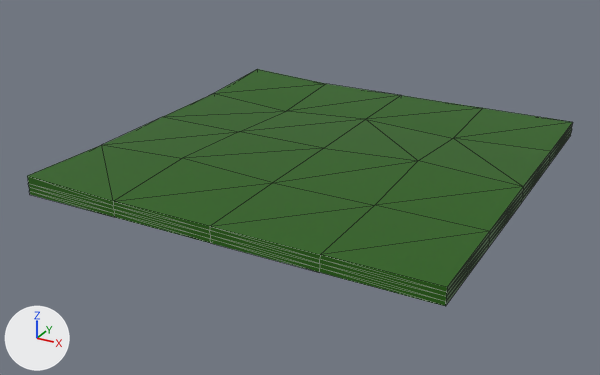
Renders of the glTF model scuhacks/src/assets/dirt/ground.glb from each side of a commit.
Rendered twice from a camera (50 mm lens) standing at (7.16, -14.01, 6.18) and looking at (-0.29, -0.48, -0.59). Lighting does not change. The marker at lower left points along +X, +Y and +Z. Mesh edges are drawn as thin lines. Where no turn or scale is listed for an object, it has been applied to the vertices. Vertices at the same position are counted once.
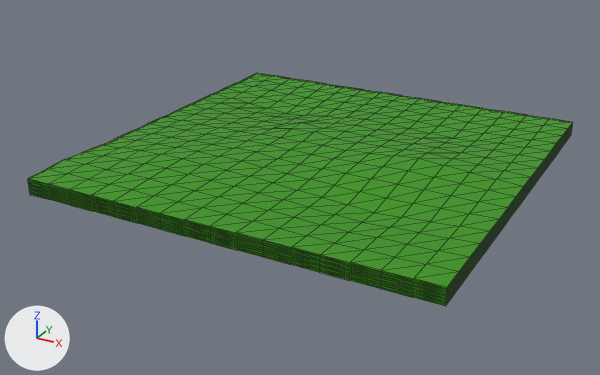
Commit message: new ground

What differs and where, as boxes [x1, y1, x2, y2] in the pictures (600 x 375 px):
'Cube', recoloured, reshaped: before [27, 69, 573, 306]; after [28, 73, 573, 306]
part 1 of me_cube, built on: before [27, 69, 523, 255]; after [28, 73, 573, 306]

The edits, one by one:
Material 'Material.001' (mat_material_001) changes colour from dark green #225f00 to green #369600; in linear values from (0.0162, 0.115, 0.0) to (0.0367, 0.303, 0.0).
me_cube is used by ob_cube; location (0.0, 0.0, 0.0).
me_cube had 98 vertices, 192 faces and spanned x -4.05..4.05, y -4.05..4.05, z -0.16..0.28.
me_cube now has 1538 vertices, 3072 faces and spans x -4.09..4.05, y -4.05..4.05, z -0.16..0.32.
me_cube part 1: 6 vertices removed from x -4.05..2.03, y -4.05..4.05, z 0.02..0.28; 1446 vertices added at x -4.09..4.05, y -4.05..4.05, z -0.16..0.32.
